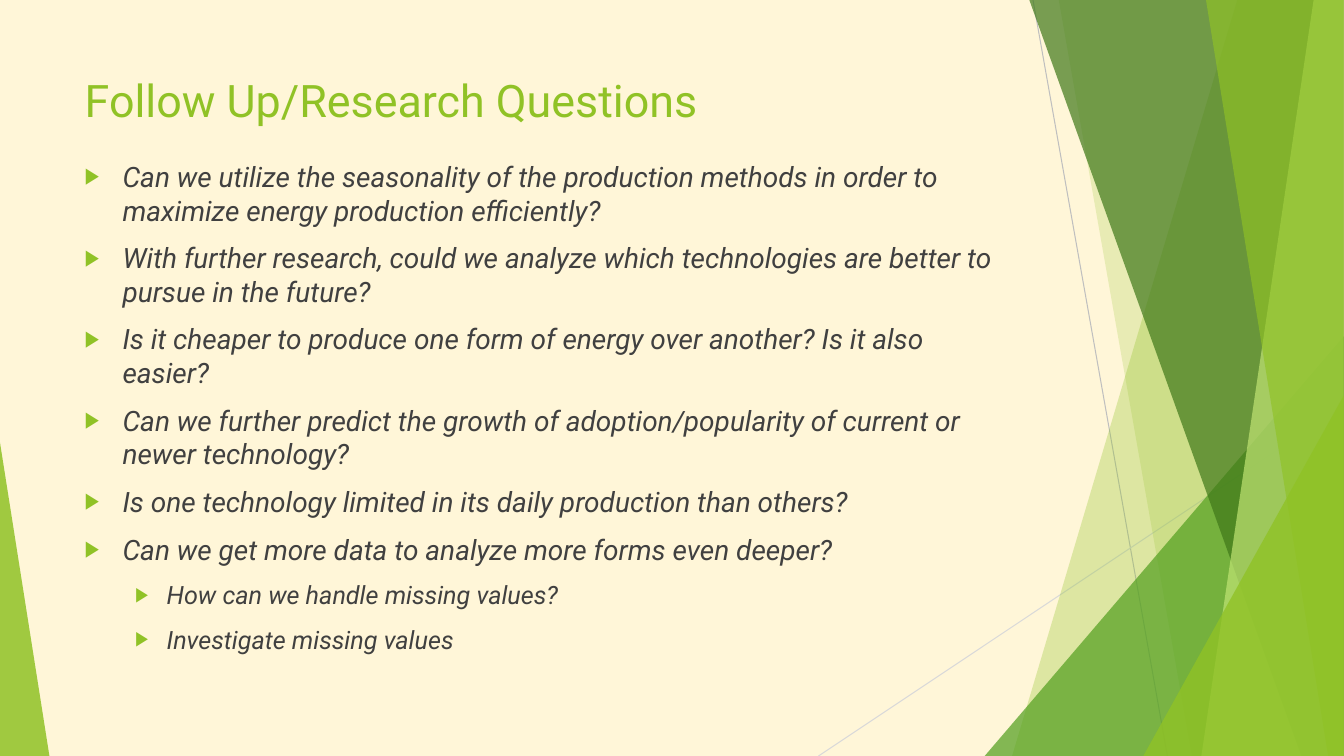
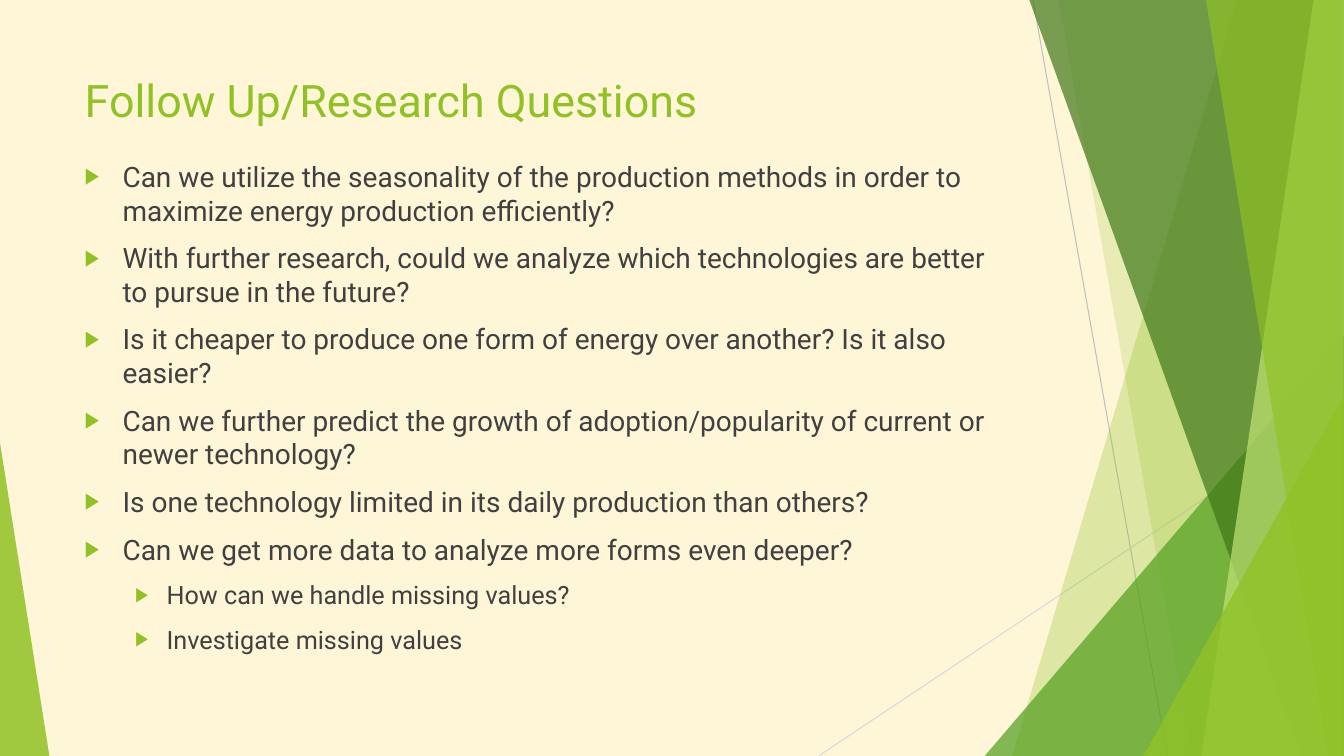
Before and after one commit to AbrahamHuitron/california-renewable-energy, a slide deck: slide 18 of California Renewable Energy.pptx. Drawn at 1344x756 pixels with LibreOffice and Linux fonts; fonts in the diff are those of the drawing. Boxes give left, top, right and bottom in pixels: in the first picture for what was removed or moved away, otherwise in the second. Text is boxed around its words. In the diff, an @@ line names an element or a change of style, - is before the commit and + after.

```diff
--- a/California Renewable Energy.pptx
+++ b/California Renewable Energy.pptx
@@ text "Can we utilize the seasonality ..." at bbox=[123, 165, 984, 655]: italic off @@
```
Also in this commit, not shown: 1 other slide changed.
